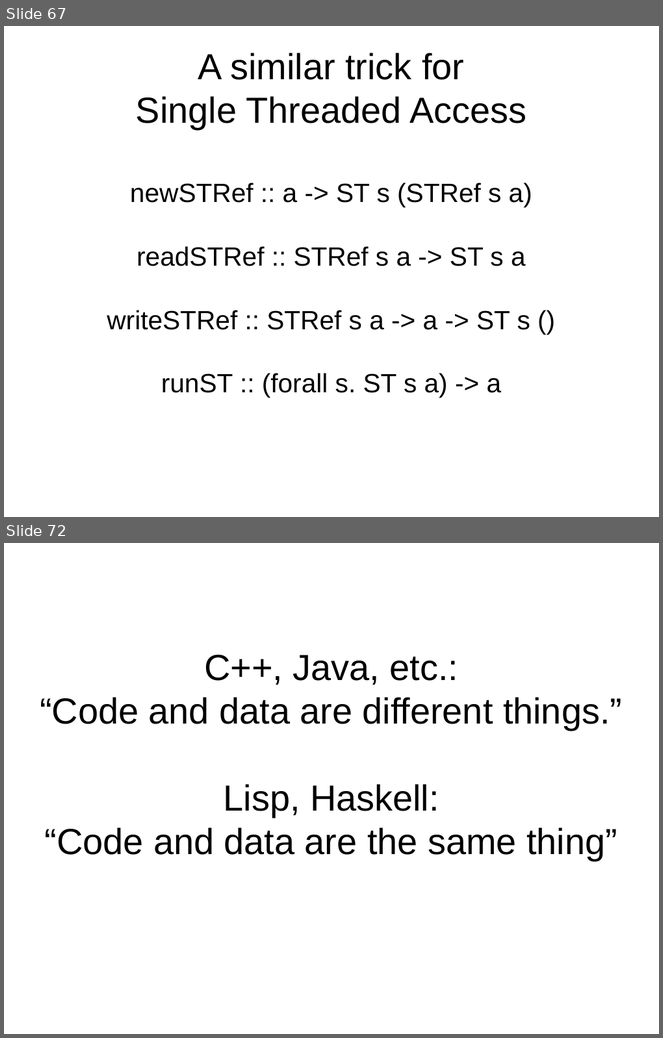
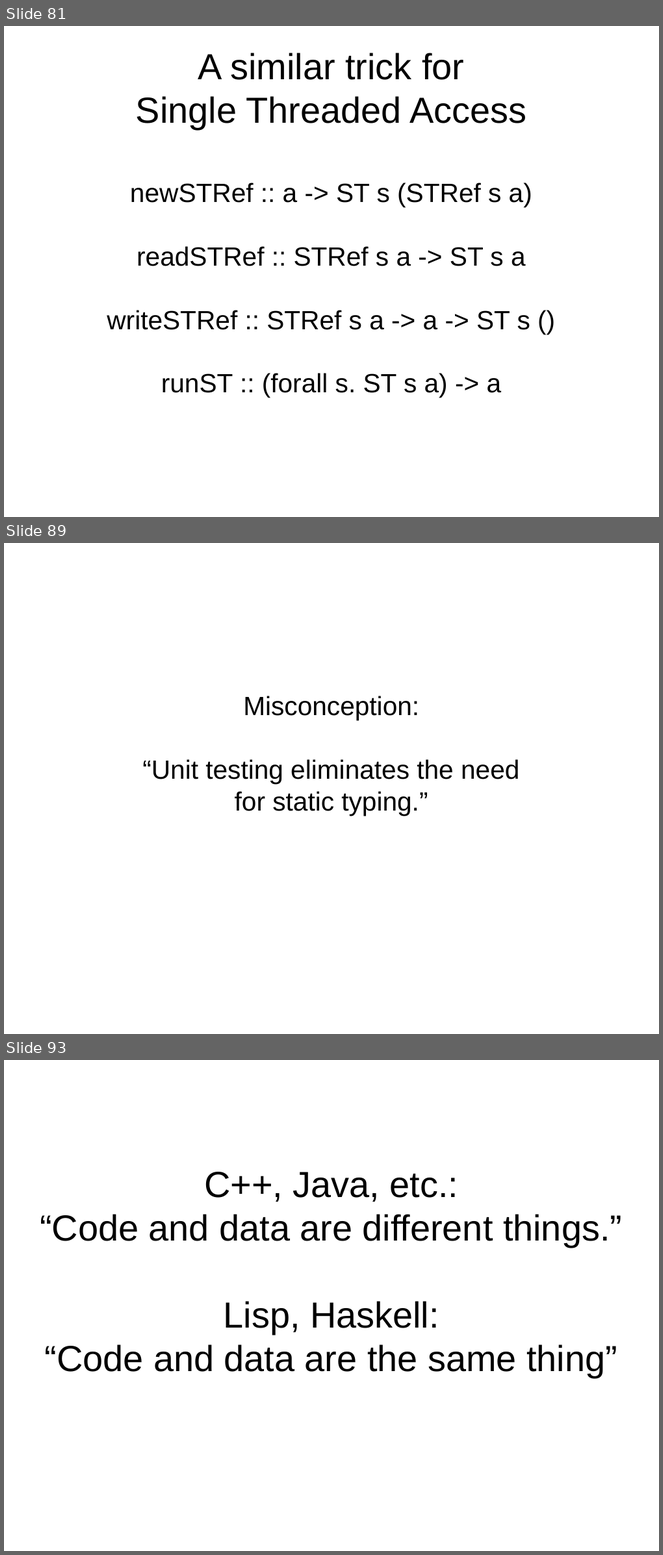
Before and after one commit to bhurt/presentations, a slide deck: statictyping.odp. Shown one above the other, each under a label of ours: slides 67 and 72 before the commit, slides 81, 89 and 93 after it; the slides between them are not shown. The pictures are 663x1038 and 663x1555 pixels, drawn with LibreOffice and Linux fonts; fonts in the diff are those of the drawing. Boxes give left, top, right and bottom in pixels: in the first picture for what was removed or moved away, otherwise in the second. Text is boxed around its words. In the diff, an @@ line names an element or a change of style, - is before the commit and + after.

```diff
--- a/statictyping.odp
+++ b/statictyping.odp
@@ slide 89 added at [4,543,659,1034], background #FFFFFF @@
@@ subtitle added at [142,696,519,815], 32 pt, text #000000 @@
+Misconception:
+“Unit testing eliminates the need
+for static typing.”
@@ what was slide 67 is now slide 81 @@
@@ what was slide 72 is now slide 93 @@
```
Also in this commit, not shown: 3 slides changed, 16 other slides added, 7 slides removed.
